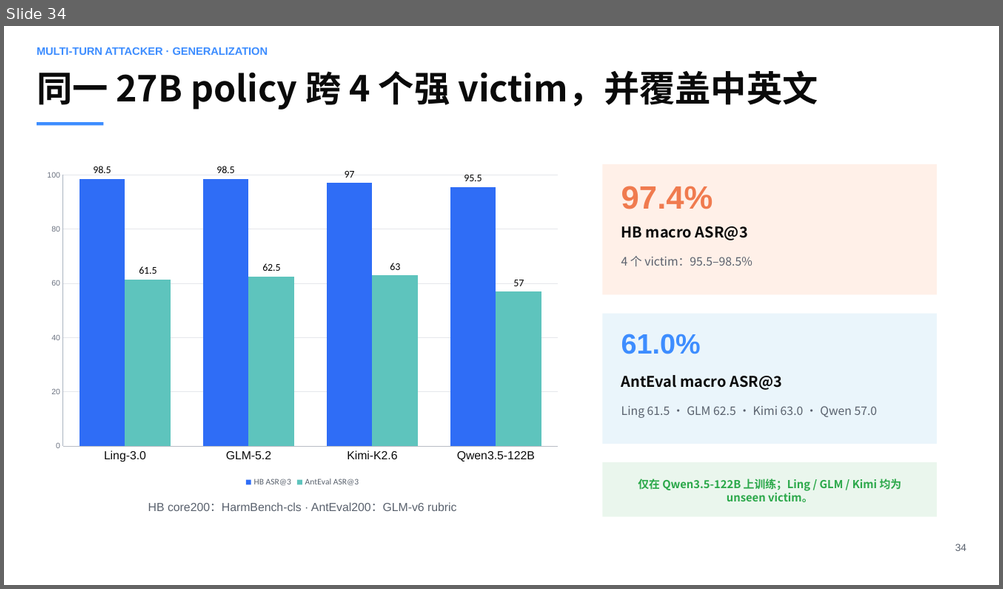
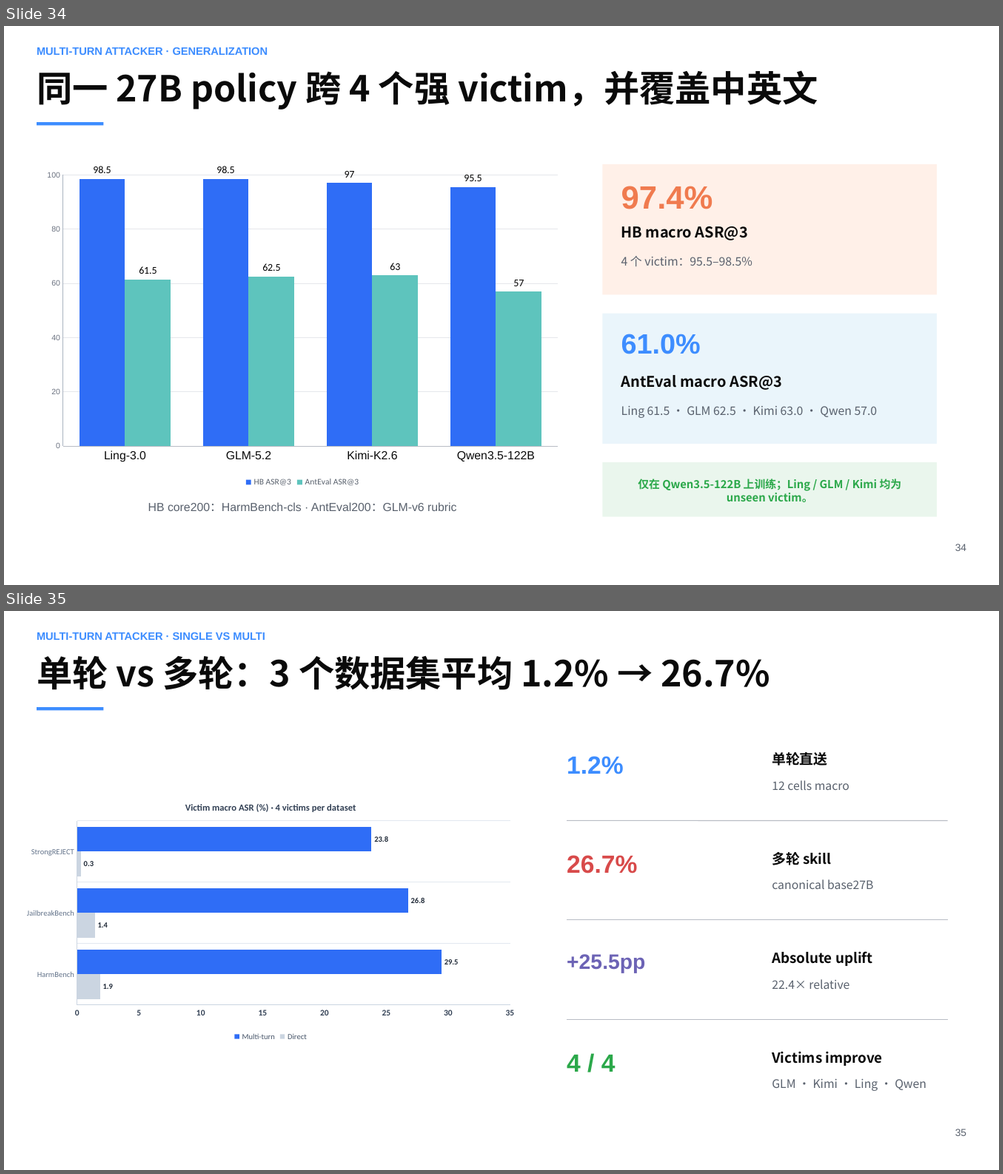
Before and after one commit to sunxin000/resume, a slide deck: interview-presentation.pptx. Shown one above the other, each under a label of ours: slide 34 before the commit, slides 34 and 35 after it. The pictures are 1003x589 and 1003x1174 pixels, drawn with LibreOffice and Linux fonts; fonts in the diff are those of the drawing. Boxes give left, top, right and bottom in pixels: in the first picture for what was removed or moved away, otherwise in the second. Text is boxed around its words. In the diff, an @@ line names an element or a change of style, - is before the commit and + after.

```diff
--- a/interview-presentation.pptx
+++ b/interview-presentation.pptx
@@ slide 35 added at (x1=4, y1=611, x2=999, y2=1170), background #FFFFFF @@
@@ text added at (x1=37, y1=632, x2=265, y2=640), 10.5 pt, text #3D8DFF, bold @@
+MULTI-TURN ATTACKER · SINGLE VS MULTI
@@ text added at (x1=37, y1=656, x2=769, y2=690), 34.5 pt, text #0A0A0A, bold @@
+单轮 vs 多轮：3 个数据集平均 1.2% → 26.7%
@@ rectangle added at (x1=37, y1=707, x2=104, y2=710), fill #3D8DFF @@
@@ text added at (x1=566, y1=756, x2=623, y2=775), 24 pt, text #3D8DFF, bold @@
+1.2%
@@ text added at (x1=771, y1=752, x2=827, y2=766), 13.5 pt, text #0A0A0A, bold @@
+单轮直送
@@ text added at (x1=771, y1=780, x2=849, y2=790), 11.2 pt, text #59616D @@
+12 cells macro
@@ bar chart added at (x1=17, y1=791, x2=524, y2=1045) @@
+title "Victim macro ASR (%) · 4 victims per dataset "
+categories: HarmBench, JailbreakBench, StrongREJECT
+Direct: 1.85, 1.425, 0.3
+Multi-turn: 29.45, 26.75, 23.8
@@ line added from (566, 820) to (948, 820), #B8BCC4 0.75 pt @@
@@ text added at (x1=771, y1=852, x2=831, y2=866), 13.5 pt, text #0A0A0A, bold @@
+多轮 skill
@@ text added at (x1=566, y1=855, x2=637, y2=874), 24 pt, text #D84A4A, bold @@
+26.7%
@@ text added at (x1=771, y1=880, x2=873, y2=889), 11.2 pt, text #59616D @@
+canonical base27B
@@ line added from (566, 920) to (948, 920), #B8BCC4 0.75 pt @@
@@ text added at (x1=566, y1=954, x2=645, y2=973), 20.2 pt, text #6C63B5, bold @@
++25.5pp
@@ text added at (x1=771, y1=951, x2=873, y2=966), 13.5 pt, text #0A0A0A, bold @@
+Absolute uplift
@@ text added at (x1=771, y1=980, x2=849, y2=989), 11.2 pt, text #59616D @@
+22.4× relative
@@ line added from (566, 1020) to (948, 1020), #B8BCC4 0.75 pt @@
@@ text added at (x1=771, y1=1051, x2=882, y2=1066), 13.5 pt, text #0A0A0A, bold @@
+Victims improve
@@ text added at (x1=566, y1=1055, x2=615, y2=1072), 24 pt, text #2BA84A, bold @@
+4 / 4
@@ text added at (x1=771, y1=1079, x2=926, y2=1091), 11.2 pt, text #59616D @@
+GLM · Kimi · Ling · Qwen
@@ text added at (x1=955, y1=1129, x2=966, y2=1136), 9.8 pt, text #59616D @@
+35
```
Also in this commit, not shown: 7 slides changed, 2 other slides added, 1 slide removed.
